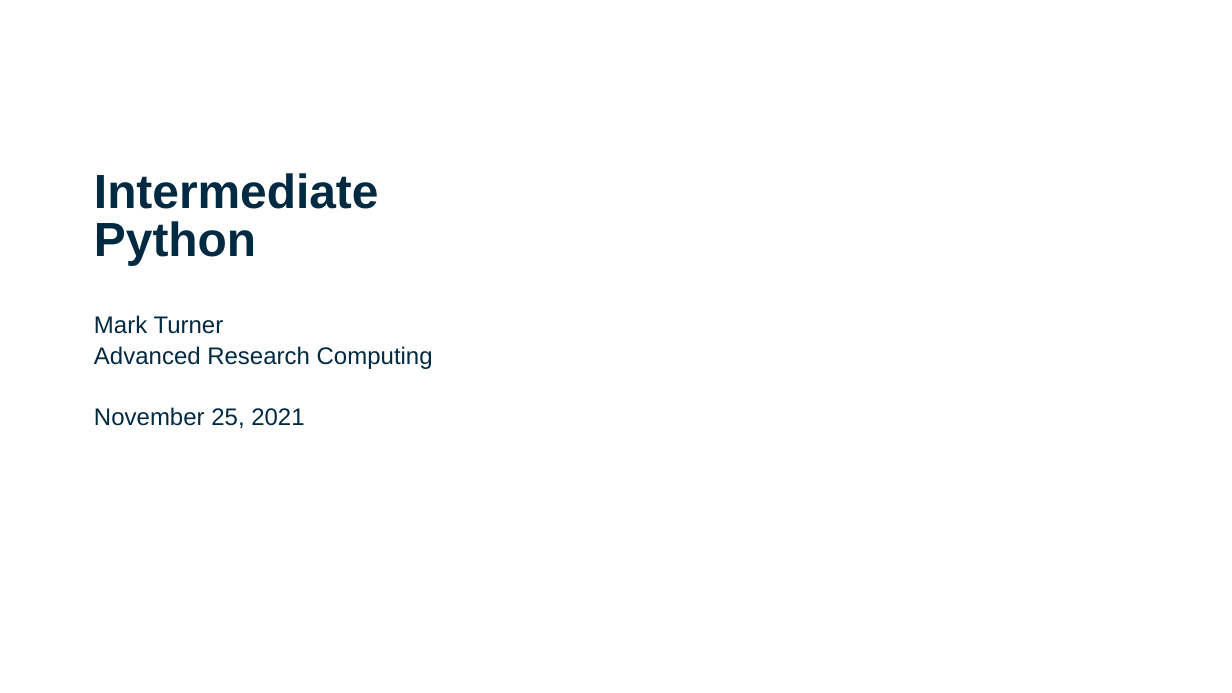
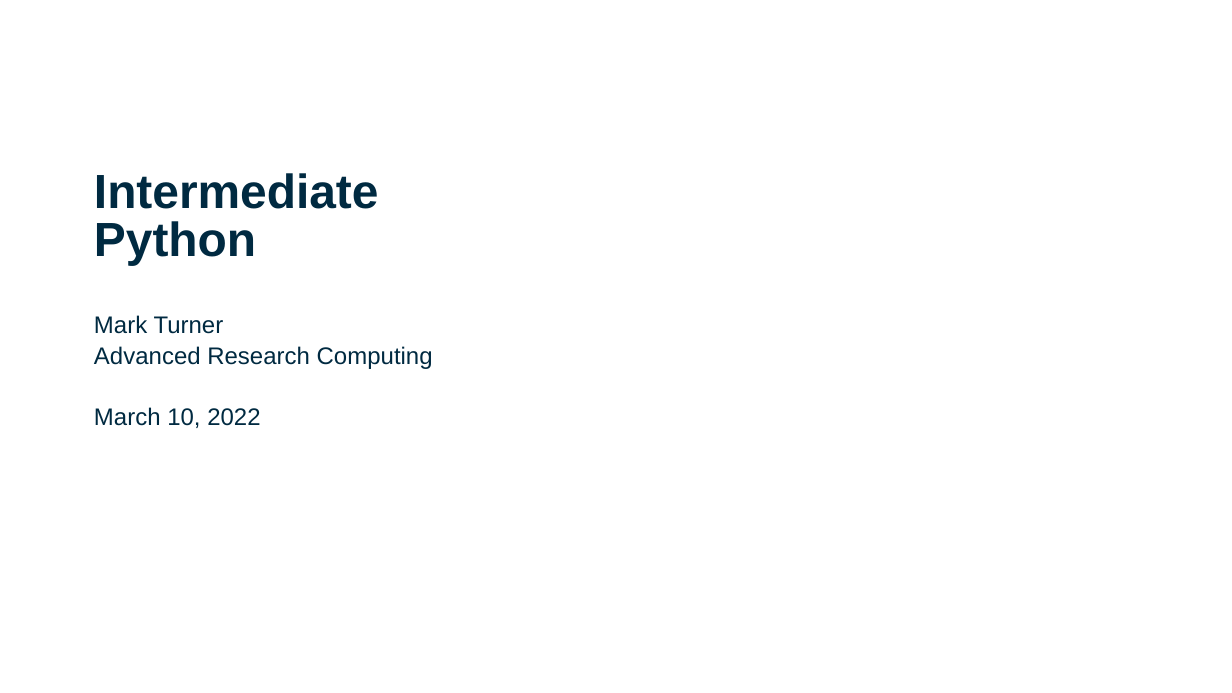
Before and after one commit to DurhamARC/Intermediate-Python, a slide deck: slide 1 of slides/intermediate_python.pptx. Drawn at 1232x693 pixels with LibreOffice and Linux fonts; fonts in the diff are those of the drawing; background and template pictures are left out. Boxes give left, top, right and bottom in pixels: in the first picture for what was removed or moved away, otherwise in the second. Text is boxed around its words. In the diff, an @@ line names an element or a change of style, - is before the commit and + after.

Commit message:
Update slides for March class

```diff
--- a/slides/intermediate_python.pptx
+++ b/slides/intermediate_python.pptx
@@ subtitle at (94,407,260,428): text changed @@
-November 25, 2021
+March 10, 2022
```
Also in this commit, not shown: 1 other file.
